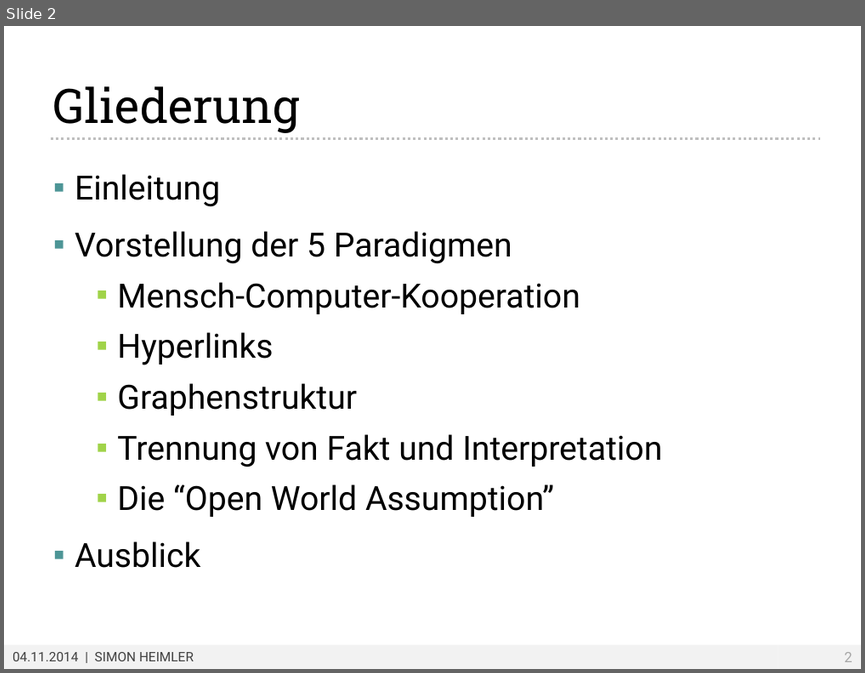
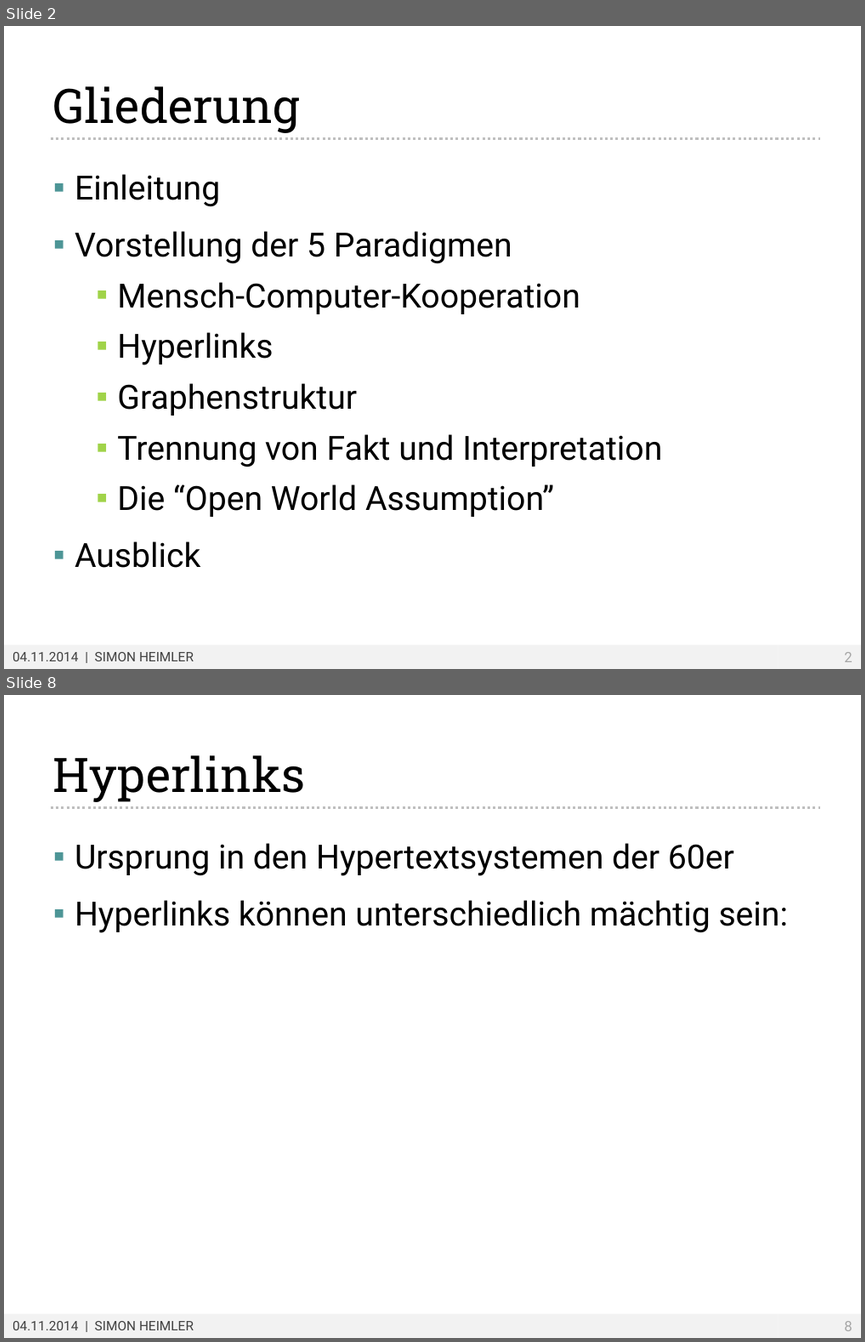
Before and after one commit to Fannon/SemanticWebParadigmen, a slide deck: Semantic Web Paradigmen PPT.pptx. Shown one above the other, each under a label of ours: slide 2 before the commit, slides 2 and 8 after it; the slides between them are not shown. The pictures are 865x673 and 865x1342 pixels, drawn with LibreOffice and Linux fonts; fonts in the diff are those of the drawing; background and template pictures are left out. Boxes give left, top, right and bottom in pixels: in the first picture for what was removed or moved away, otherwise in the second. Text is boxed around its words. In the diff, an @@ line names an element or a change of style, - is before the commit and + after.

```diff
--- a/Semantic Web Paradigmen PPT.pptx
+++ b/Semantic Web Paradigmen PPT.pptx
@@ slide 8 added at (4,695,861,1338), background #FFFFFF; not listed: 2 template elements that a slide beside it also shows @@
@@ title added at (53,755,306,802), 40 pt, text #000000 @@
+Hyperlinks
@@ line added from (50, 807) to (821, 807), #BFBFBF 2.25 pt dashed @@
@@ text added at (75,843,789,933), 28 pt, text #000000 @@
+▪ Ursprung in den Hypertextsystemen der 60er
+▪ Hyperlinks können unterschiedlich mächtig sein:
```
Also in this commit, not shown: 6 other slides added, 1 slide removed.
